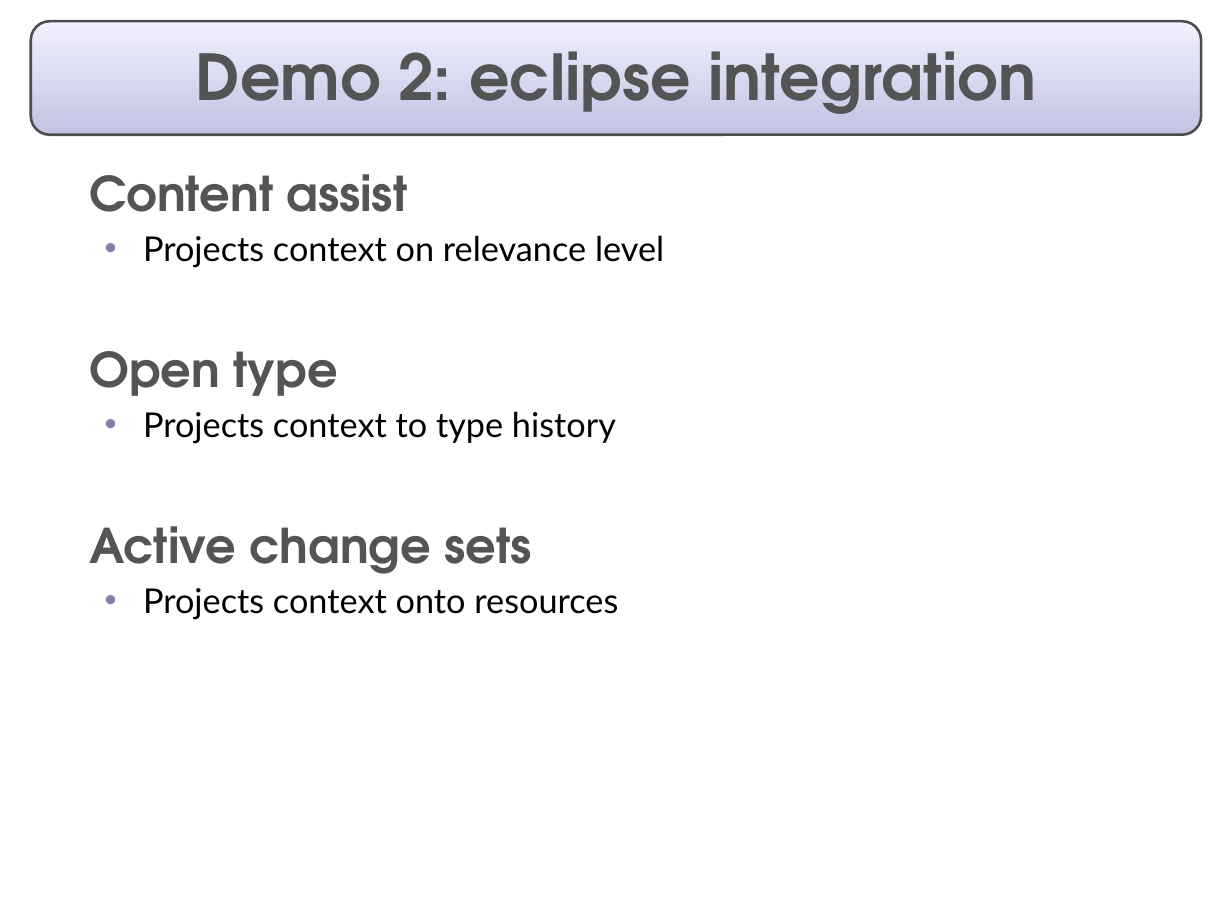
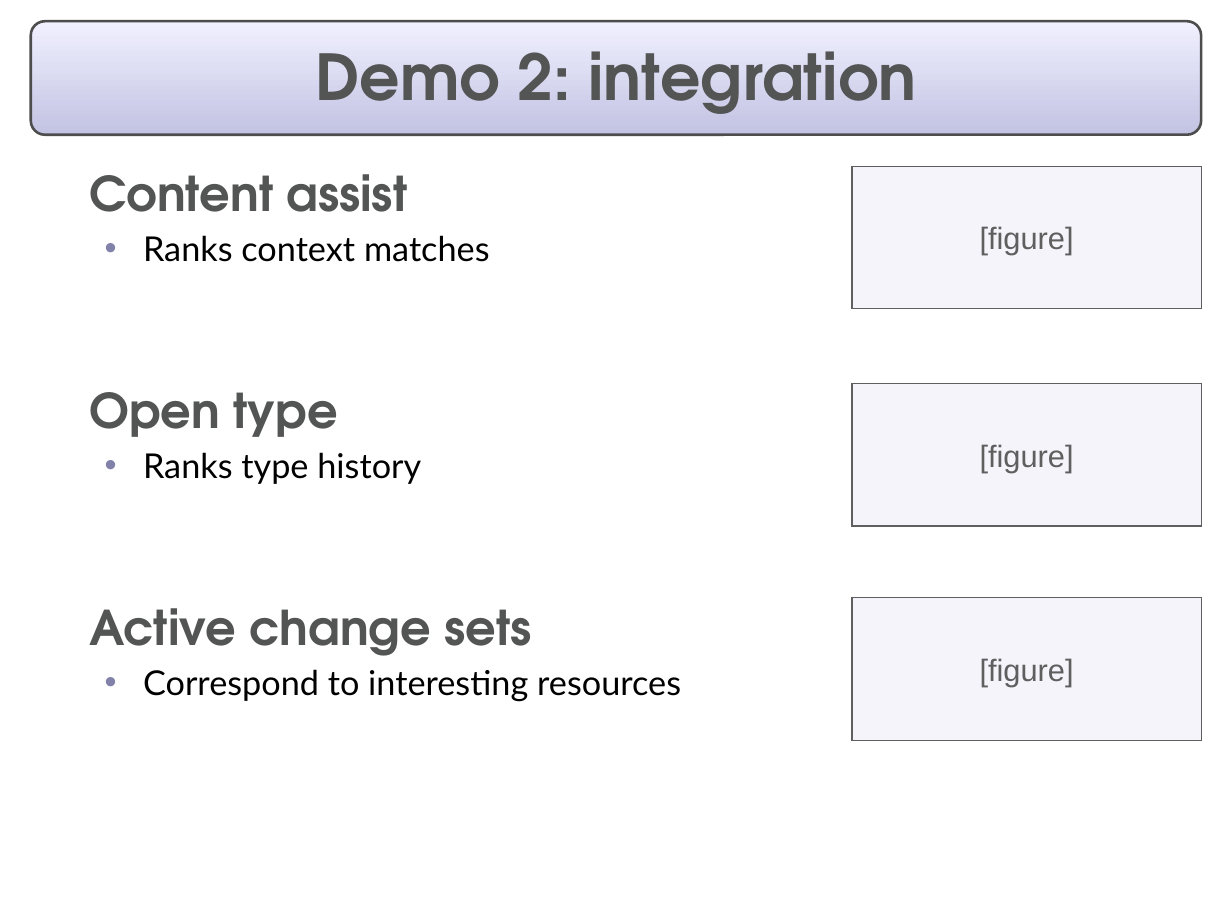
Before and after one commit to eclipse-mylyn/mylyn-website, a slide deck: slide 6 of publications/2006-03-mylar-eclipsecon.ppt. Drawn at 1232x924 pixels with LibreOffice and Linux fonts; fonts in the diff are those of the drawing. Boxes give left, top, right and bottom in pixels: in the first picture for what was removed or moved away, otherwise in the second. Text is boxed around its words. In the diff, an @@ line names an element or a change of style, - is before the commit and + after.

Commit message:
Progress on: prepare eclipsecon talk and slides

```diff
--- a/publications/2006-03-mylar-eclipsecon.ppt
+++ b/publications/2006-03-mylar-eclipsecon.ppt
@@ rounded rectangle at bbox=[31, 21, 1201, 134]: proportions changed @@
@@ title at bbox=[315, 51, 917, 114]: text changed @@
-Demo 2: eclipse integration
+Demo 2: integration
@@ rectangle added at bbox=[853, 166, 1201, 309], fill #F4F4FA, outline #5F5F5F 0.74 pt, 18 pt, text #5F5F5F @@
+[figure]
@@ text at bbox=[143, 235, 490, 262]: text changed @@
-  • Projects context on relevance level
+  • Ranks context matches
@@ rectangle added at bbox=[853, 383, 1201, 526], fill #F4F4FA, outline #5F5F5F 0.74 pt, 18 pt, text #5F5F5F @@
+[figure]
@@ text at bbox=[143, 452, 421, 484]: text changed @@
-  • Projects context to type history
+  • Ranks type history
@@ rectangle added at bbox=[853, 598, 1201, 740], fill #F4F4FA, outline #5F5F5F 0.74 pt, 18 pt, text #5F5F5F @@
+[figure]
@@ text at bbox=[143, 669, 681, 702]: text changed @@
-  • Projects context onto resources
+  • Correspond to interesting resources
```
Also in this commit, not shown: 17 other slides changed, 2 slides added, 2 slides removed.
